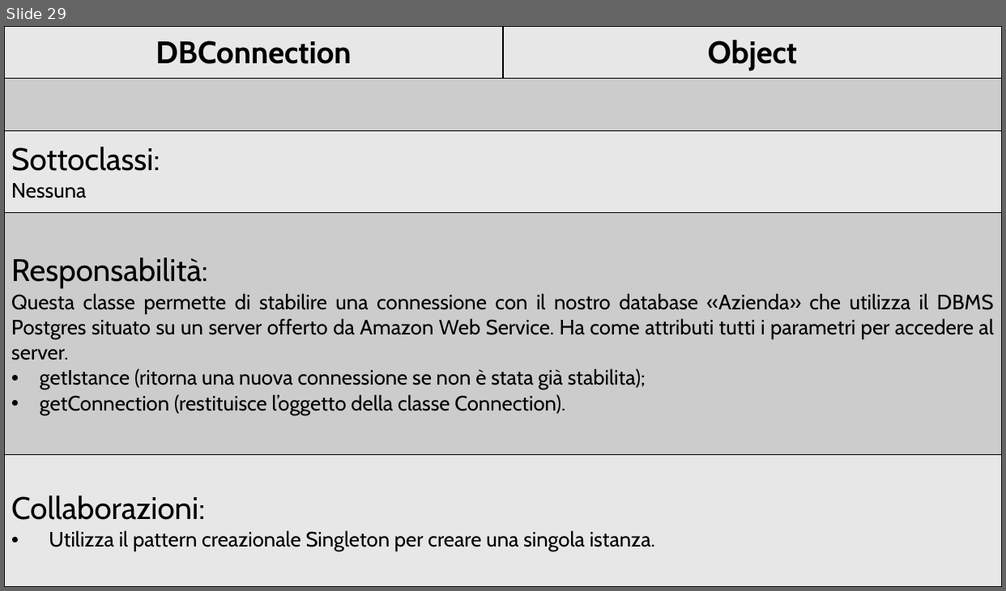
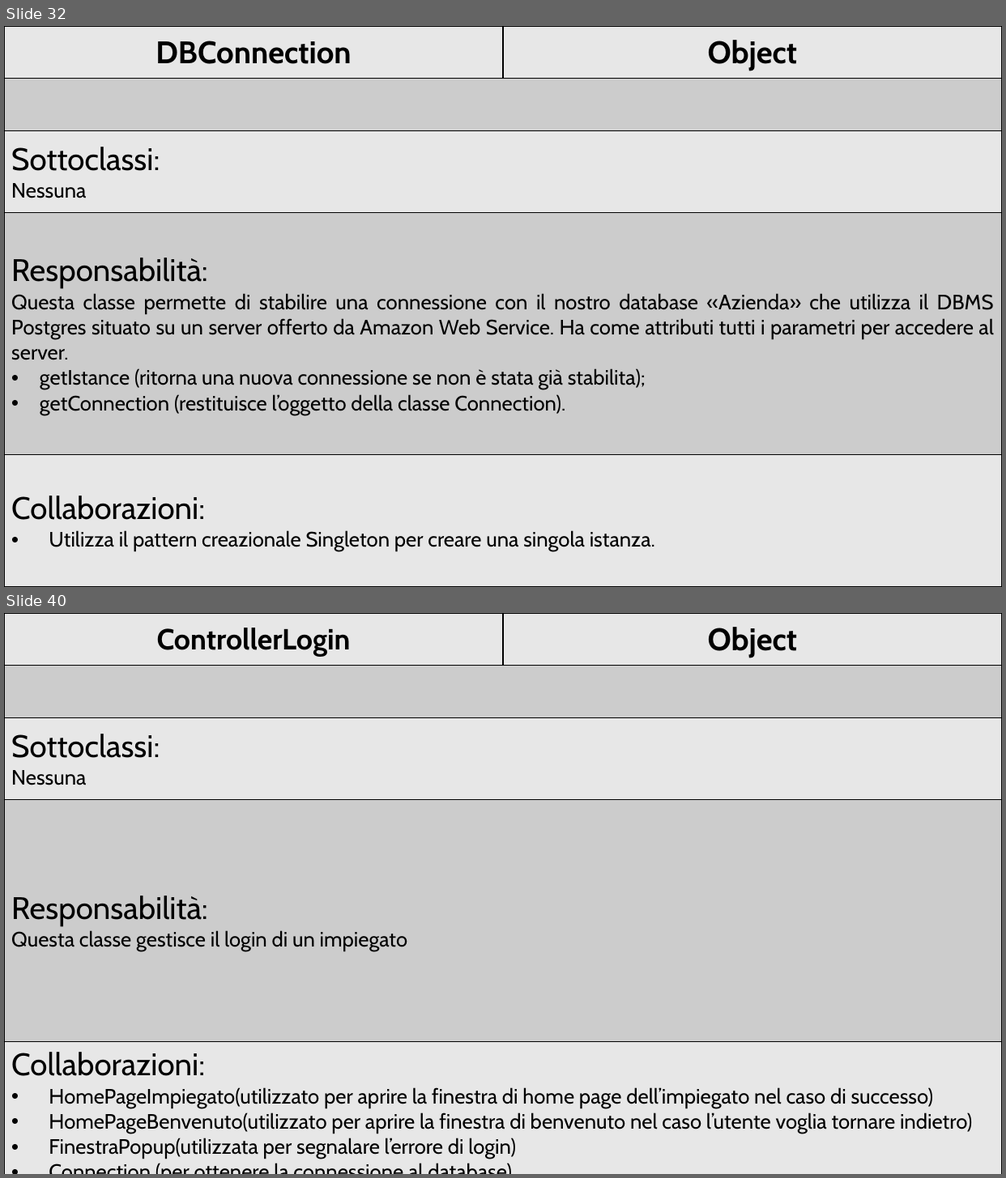
Before and after one commit to FulmineGiallo/progetto, a slide deck: CRC Cards.pptx. Shown one above the other, each under a label of ours: slide 29 before the commit, slides 32 and 40 after it; the slides between them are not shown. The pictures are 1006x591 and 1006x1178 pixels, drawn with LibreOffice and Linux fonts; fonts in the diff are those of the drawing. Boxes give left, top, right and bottom in pixels: in the first picture for what was removed or moved away, otherwise in the second. Text is boxed around its words. In the diff, an @@ line names an element or a change of style, - is before the commit and + after.

```diff
--- a/CRC Cards.pptx
+++ b/CRC Cards.pptx
@@ slide 40 added at [4,613,1002,1174], background #FFFFFF @@
@@ table added at [4,613,1002,1174], 5 rows, 2 columns @@
+ControllerLogin | Object
+ | 
+Sottoclassi: / Nessuna | 
+Responsabilità: / Questa classe gestisce il login di un impiegato | 
+Collaborazioni: / HomePageImpiegato(utilizzato per aprire la finestra di home page dell’impiegato nel caso di successo) / HomePageBenvenuto(utilizzato per aprire la finestra di benvenuto nel caso l’utente voglia tornare indietro) / FinestraPopup(utilizzata per segnalare l’errore di login) / Connection (per ottenere la connessione al database) | 
@@ what was slide 29 is now slide 32 @@
```
Also in this commit, not shown: 45 other slides added.
